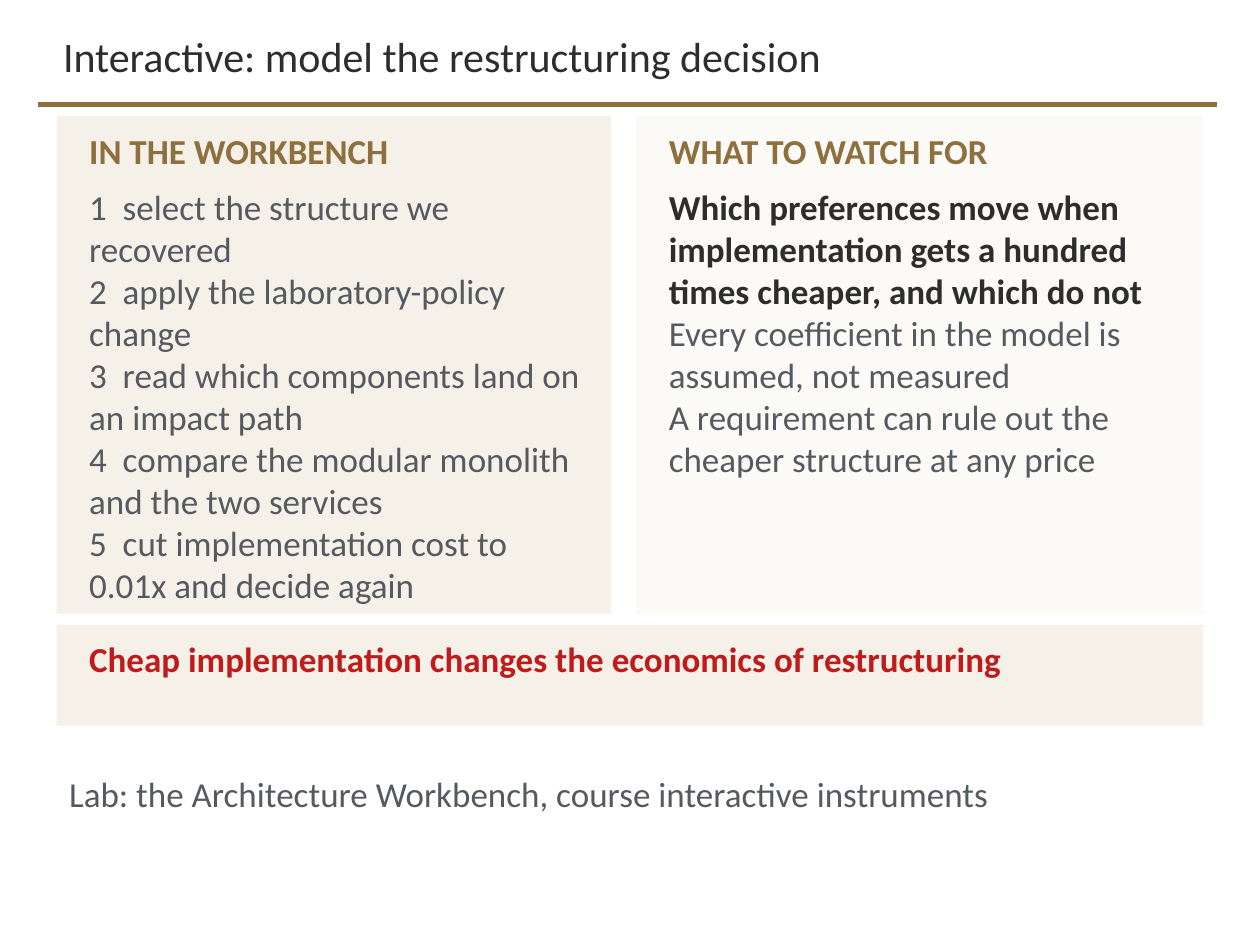
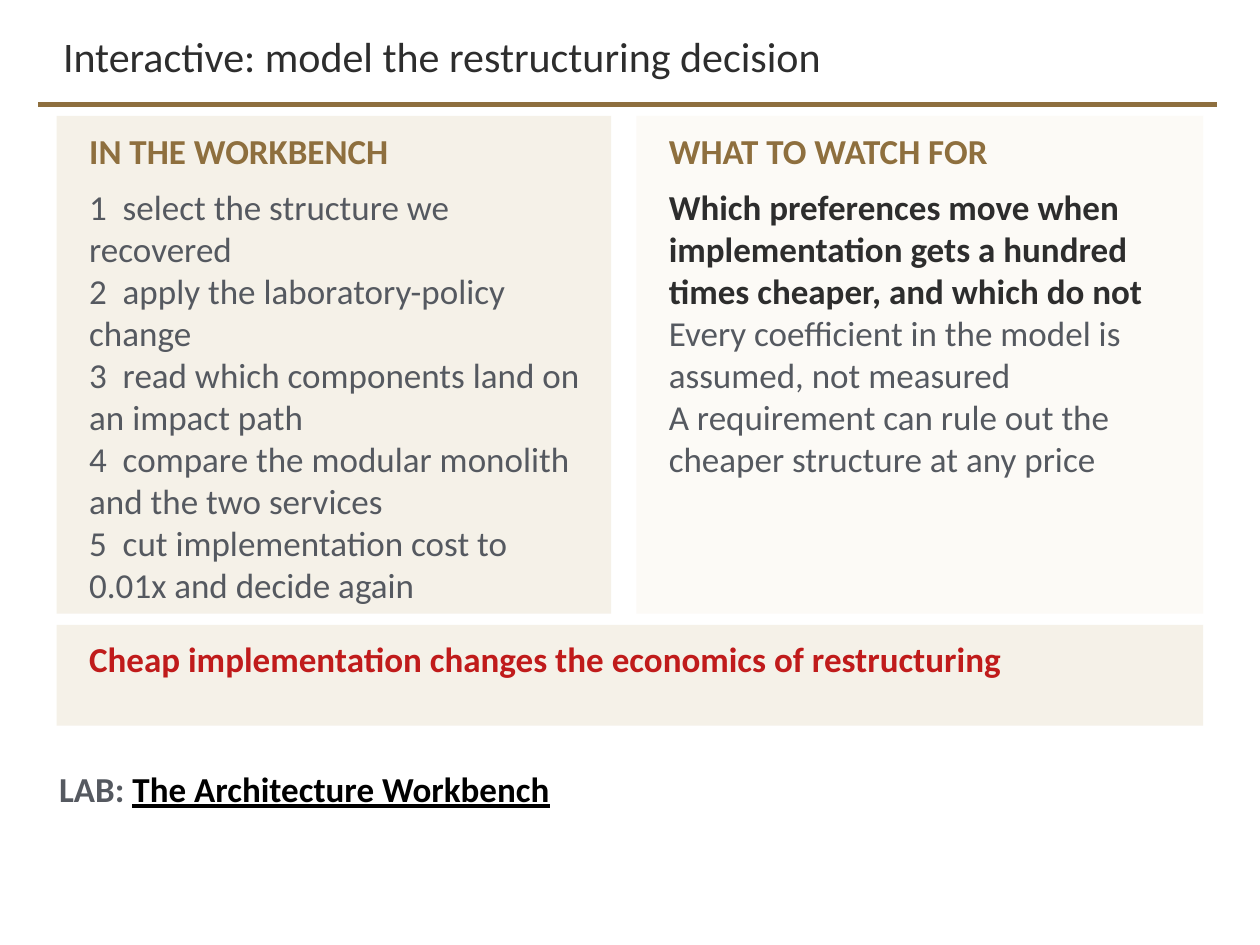
Before and after one commit to davisjam/model-based-agentic-software-engineering, a slide deck: slide 14 of course/lectures/act-3-software-in-the-world/03-technical-debt-architecture-and-dependencies/3-3-Agentic-Technical-Debt-Architecture-and-Dependencies.pptx. Drawn at 1260x945 pixels with LibreOffice and Linux fonts; fonts in the diff are those of the drawing; background and template pictures are left out. Boxes give left, top, right and bottom in pixels: in the first picture for what was removed or moved away, otherwise in the second. Text is boxed around its words. In the diff, an @@ line names an element or a change of style, - is before the commit and + after.

```diff
--- a/course/lectures/act-3-software-in-the-world/03-technical-debt-architecture-and-dependencies/3-3-Agentic-Technical-Debt-Architecture-and-Dependencies.pptx
+++ b/course/lectures/act-3-software-in-the-world/03-technical-debt-architecture-and-dependencies/3-3-Agentic-Technical-Debt-Architecture-and-Dependencies.pptx
@@ text at bbox=[59, 777, 549, 808]: text changed; text colour #555960 to #000000; bold on @@
-Lab: the Architecture Workbench, course interactive instruments
+LAB: The Architecture Workbench
```
